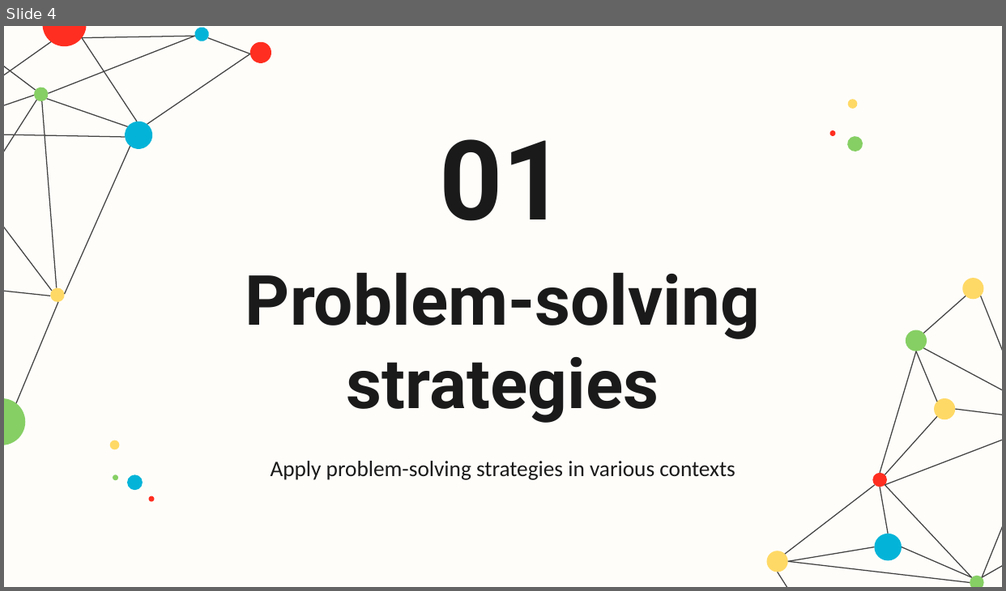
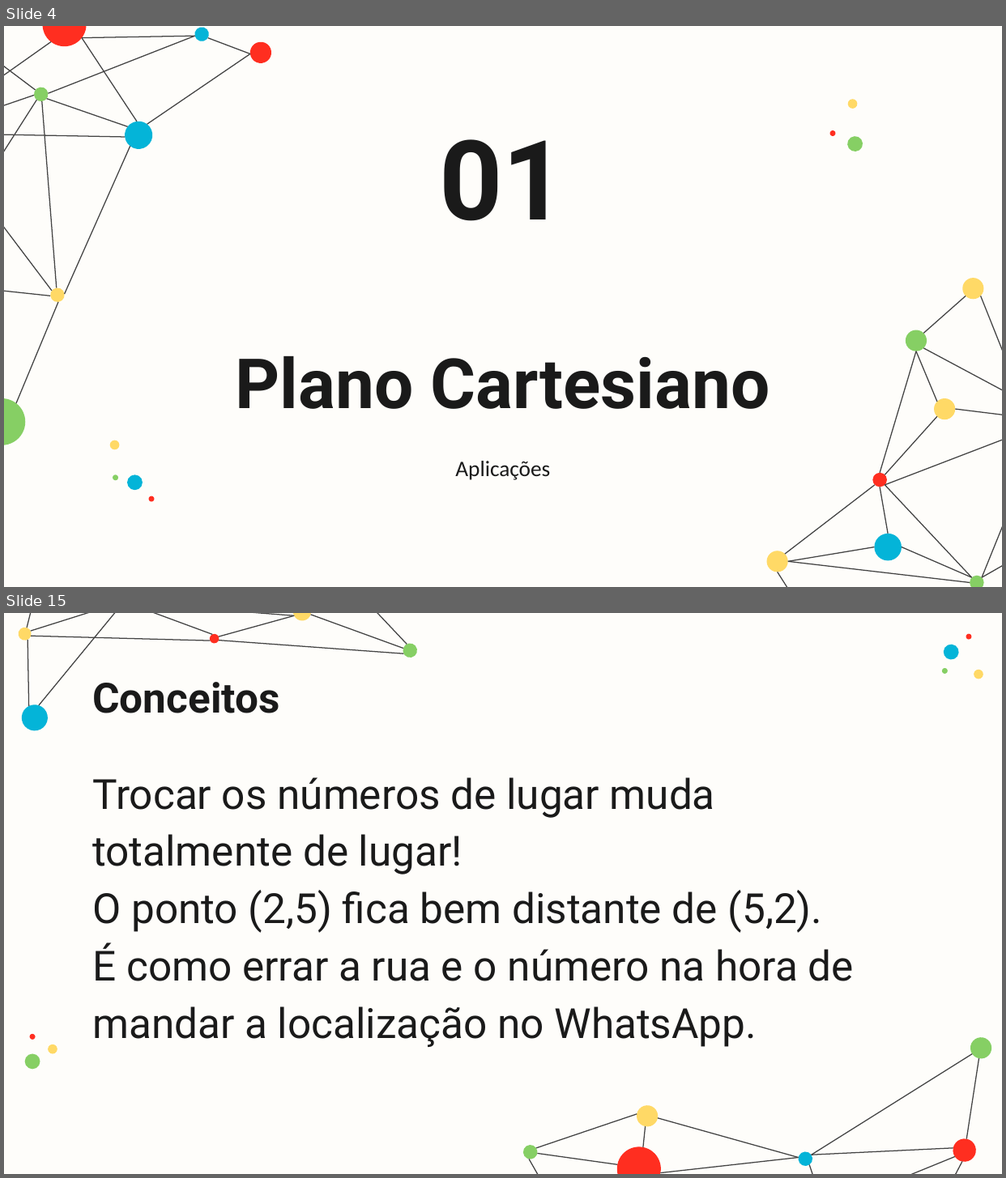
Before and after one commit to danhpaiva/una-teach-mca-202602, a slide deck: slide/teorica/05/05.mc.pptx. Shown one above the other, each under a label of ours: slide 4 before the commit, slides 4 and 15 after it; the slides between them are not shown. The pictures are 1006x591 and 1006x1178 pixels, drawn with LibreOffice and Linux fonts; fonts in the diff are those of the drawing. Boxes give left, top, right and bottom in pixels: in the first picture for what was removed or moved away, otherwise in the second. Text is boxed around its words. In the diff, an @@ line names an element or a change of style, - is before the commit and + after.

```diff
--- a/slide/teorica/05/05.mc.pptx
+++ b/slide/teorica/05/05.mc.pptx
@@ slide 15 added at <box>4,613,1002,1174</box>, background #FEFDFA @@
@@ title added at <box>92,682,279,713</box>, 30 pt, text #1A1A1A, bold @@
+Conceitos
@@ group added at <box>25,634,983,1069</box>: 7 ellipses @@
@@ subtitle added at <box>92,777,854,1047</box>, 30 pt, text #1A1A1A @@
+Trocar os números de lugar muda totalmente de lugar!
+O ponto (2,5) fica bem distante de (5,2).
+É como errar a rua e o número na hora de mandar a localização no WhatsApp.
@@ group added at <box>16,613,995,1174</box>: 23 lines, 11 ellipses @@
@@ slide 4 changed as well @@
@@ title at <box>235,356,770,409</box>: text changed @@
-Problem-solving strategies
+Plano Cartesiano
@@ subtitle at <box>455,461,550,480</box>: text changed @@
-Apply problem-solving strategies in various contexts
+Aplicações
```
Also in this commit, not shown: 1 other slide changed, 30 other slides added, 5 slides removed, 1 other file.
